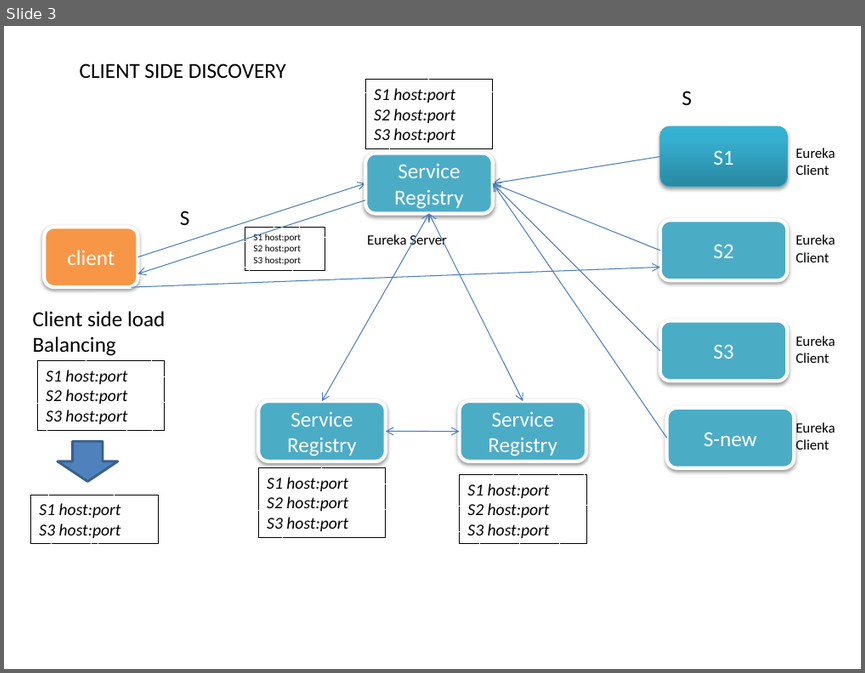
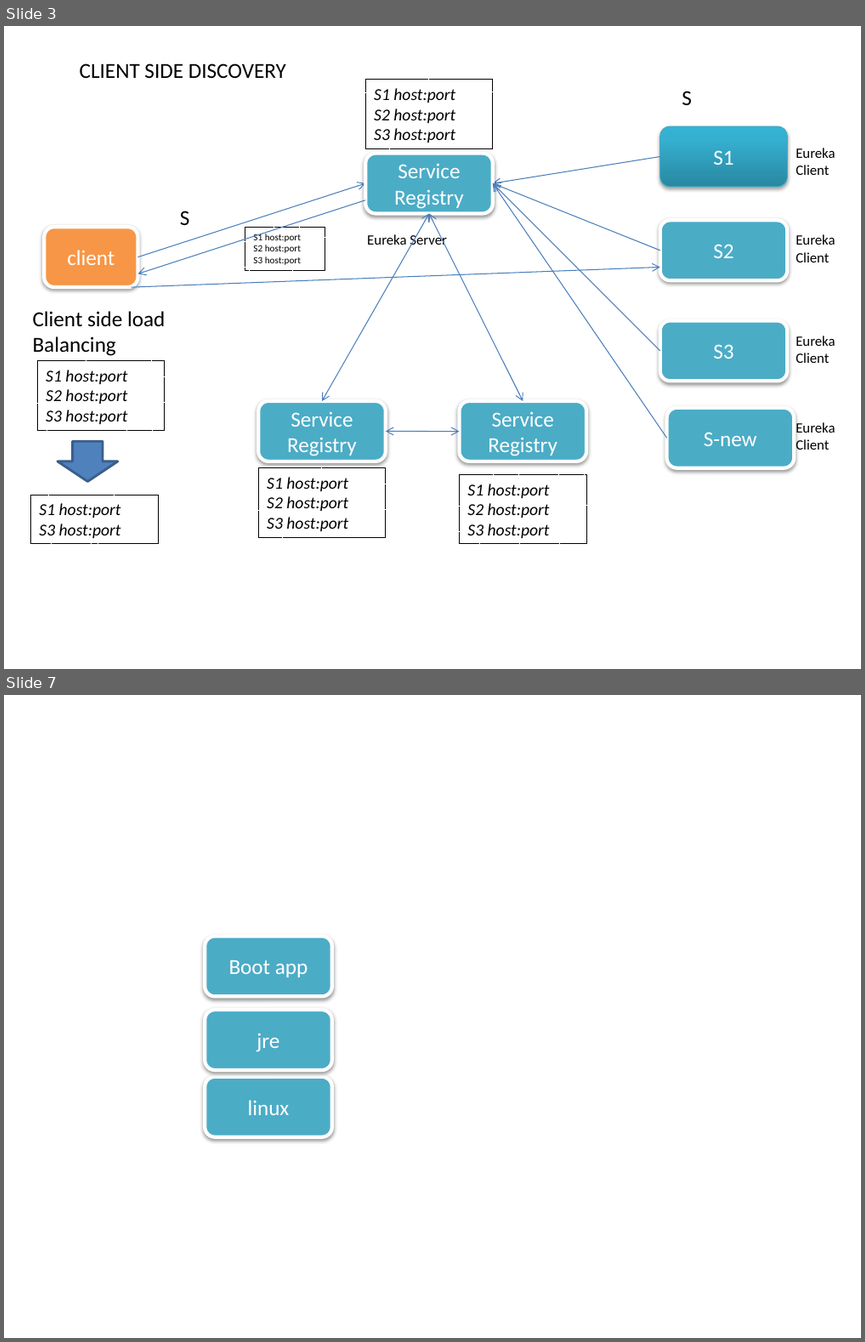
Before and after one commit to kapilraina/kolkata2020labs, a slide deck: Lab-Designs.pptx. Shown one above the other, each under a label of ours: slide 3 before the commit, slides 3 and 7 after it; the slides between them are not shown. The pictures are 865x673 and 865x1342 pixels, drawn with LibreOffice and Linux fonts; fonts in the diff are those of the drawing. Boxes give left, top, right and bottom in pixels: in the first picture for what was removed or moved away, otherwise in the second. Text is boxed around its words. In the diff, an @@ line names an element or a change of style, - is before the commit and + after.

```diff
--- a/Lab-Designs.pptx
+++ b/Lab-Designs.pptx
@@ slide 7 added at (4, 695, 861, 1338), background #FFFFFF @@
@@ rounded rectangle added at (205, 936, 331, 996), fill #4BACC6, outline #FFFFFF 3 pt, 18 pt, text #FFFFFF @@
+Boot app
@@ rounded rectangle added at (205, 1009, 331, 1069), fill #4BACC6, outline #FFFFFF 3 pt, 18 pt, text #FFFFFF @@
+jre
@@ rounded rectangle added at (205, 1077, 331, 1136), fill #4BACC6, outline #FFFFFF 3 pt, 18 pt, text #FFFFFF @@
+linux
```
Also in this commit, not shown: 3 other slides added, 12 other files.
